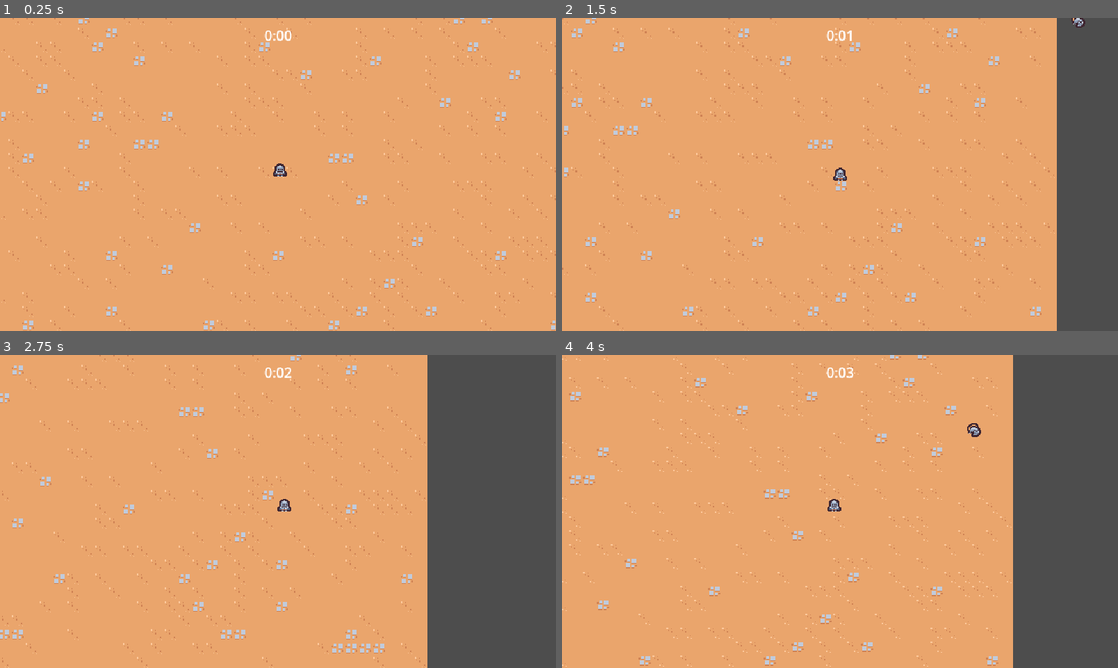
Above: before the commit, frames 1-4 (two rows, left to right).
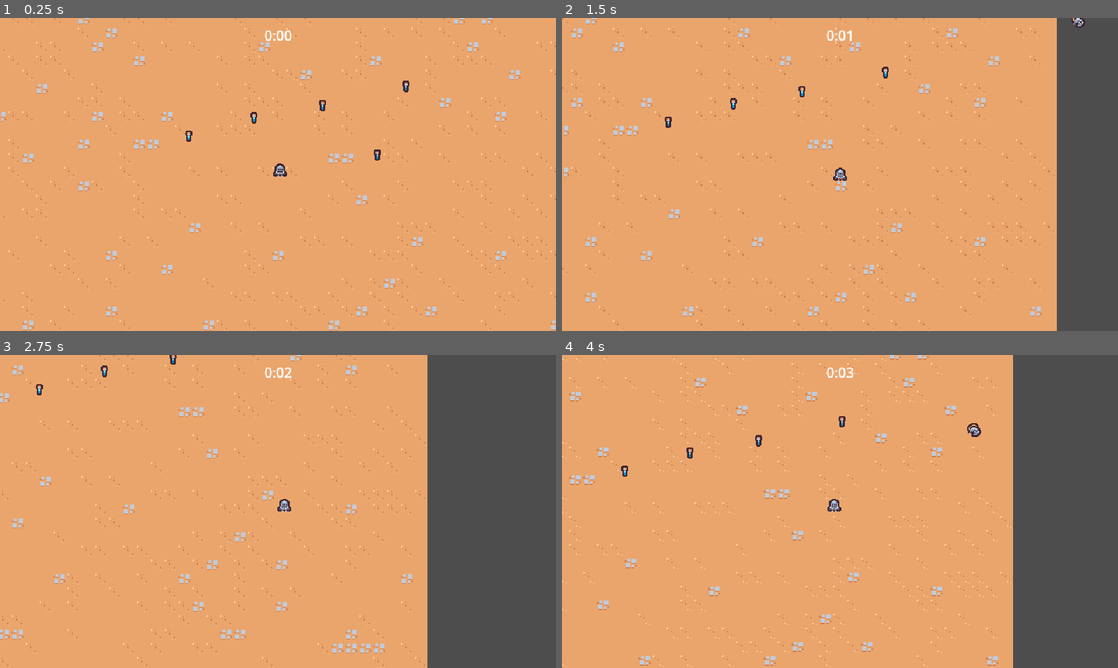
Above: after the commit, the same moments.

Repository: rafariossaa/godot_2d_survival_tutorial
Game: Godot game, scene res://scenes/main/main.tscn
Two runs of this game, one before a commit and one after it. Both use one fixed random seed, a clock stepped at 60 frames per second and the inputs below.
Inputs:
- Up to frame 1 (0.25 s): no input
- Up to frame 2 (1.5 s): hold Right (move_right) 0.53-1.28 s; hold Down (move_down) from 1.28 s (still down)
- Up to frame 3 (2.75 s): release Down (move_down) at 2.03 s; hold Right (move_right) from 2.03 s (still down)
- Up to frame 4 (4 s): release Right (move_right) at 2.78 s; hold Up (move_up) 2.78-3.53 s; hold Left (move_left) from 3.53 s (still down)

The runs differ from the first frame. In frame 1, 0.2% of the frame differs, in the area x 33-74%, y 20-46%; in frame 2, 0.1%; in frame 3, 0.1%; in frame 4, 0.1%.

Commit message:
Lesson 16- Experience Drops (create experience vials)

Diff:
--- a/project.godot
+++ b/project.godot
@@ -56,6 +56,7 @@
 2d_physics/layer_2="Player"
 2d_physics/layer_3="Enemie"
 2d_physics/layer_4="EnemyCollision"
+2d_physics/layer_5="PlayerPickup"
 
 [rendering]
 
--- a/scenes/basic_enemy/basic_enemy.tscn
+++ b/scenes/game_object/basic_enemy/basic_enemy.tscn
@@ -1,7 +1,7 @@
 [gd_scene load_steps=5 format=3 uid="uid://dq67n0xogok68"]
 
-[ext_resource type="Script" path="res://scenes/basic_enemy/basic_enemy.gd" id="1_4ivcd"]
-[ext_resource type="Texture2D" uid="uid://cq11dm3qffmi3" path="res://scenes/basic_enemy/base_enemy.png" id="2_4kk1l"]
+[ext_resource type="Script" path="res://scenes/game_object/basic_enemy/basic_enemy.gd" id="1_4ivcd"]
+[ext_resource type="Texture2D" uid="uid://cq11dm3qffmi3" path="res://scenes/game_object/basic_enemy/base_enemy.png" id="2_4kk1l"]
 
 [sub_resource type="CircleShape2D" id="CircleShape2D_7nu8y"]
 radius = 12.0
--- /dev/null
+++ b/scenes/game_object/experience_vial/experience_vial.gd
@@ -0,0 +1,9 @@
+extends Node2D
+
+
+func _ready():
+	$Area2D.area_entered.connect(on_area_entered)
+
+
+func on_area_entered(other_aread: Area2D):
+	queue_free()
--- /dev/null
+++ b/scenes/game_object/experience_vial/experience_vial.tscn
@@ -0,0 +1,20 @@
+[gd_scene load_steps=4 format=3 uid="uid://cg5mdbnjy1qx8"]
+
+[ext_resource type="Script" path="res://scenes/game_object/experience_vial/experience_vial.gd" id="1_22l7x"]
+[ext_resource type="Texture2D" uid="uid://t00sfv326p4a" path="res://scenes/game_object/experience_vial/experience_vial.png" id="2_w3861"]
+
+[sub_resource type="CircleShape2D" id="CircleShape2D_0ns0b"]
+radius = 16.0
+
+[node name="ExperienceVial" type="Node2D"]
+script = ExtResource("1_22l7x")
+
+[node name="Area2D" type="Area2D" parent="."]
+collision_layer = 0
+collision_mask = 16
+
+[node name="CollisionShape2D" type="CollisionShape2D" parent="Area2D"]
+shape = SubResource("CircleShape2D_0ns0b")
+
+[node name="Sprite2D" type="Sprite2D" parent="."]
+texture = ExtResource("2_w3861")
--- a/assets/game_camera/game_camera.tscn
+++ b/scenes/game_object/game_camera/game_camera.tscn
@@ -1,6 +1,6 @@
 [gd_scene load_steps=2 format=3 uid="uid://cnq0m7uesfc7p"]
 
-[ext_resource type="Script" path="res://assets/game_camera/game_camera.gd" id="1_52y0g"]
+[ext_resource type="Script" path="res://scenes/game_object/game_camera/game_camera.gd" id="1_52y0g"]
 
 [node name="GameCamera" type="Camera2D"]
 script = ExtResource("1_52y0g")
--- a/scenes/player/player.tscn
+++ b/scenes/game_object/player/player.tscn
@@ -1,8 +1,11 @@
-[gd_scene load_steps=5 format=3 uid="uid://baujaeh0ajd1p"]
+[gd_scene load_steps=6 format=3 uid="uid://baujaeh0ajd1p"]
 
-[ext_resource type="Script" path="res://scenes/player/player.gd" id="1_bnnwf"]
-[ext_resource type="Texture2D" uid="uid://c6pxinpgthkeb" path="res://scenes/player/player.png" id="1_v66fg"]
+[ext_resource type="Script" path="res://scenes/game_object/player/player.gd" id="1_bnnwf"]
+[ext_resource type="Texture2D" uid="uid://c6pxinpgthkeb" path="res://scenes/game_object/player/player.png" id="1_v66fg"]
 [ext_resource type="PackedScene" uid="uid://l7127mvj12x8" path="res://scenes/ability/sword_ability_controller/sword_ability_controller.tscn" id="2_7qamy"]
+
+[sub_resource type="CircleShape2D" id="CircleShape2D_38tth"]
+radius = 32.0
 
 [sub_resource type="CircleShape2D" id="CircleShape2D_35s31"]
 radius = 5.0
@@ -16,6 +19,14 @@
 
 [node name="SwordAbilityController" parent="AbilityManager" instance=ExtResource("2_7qamy")]
 
+[node name="Area2D" type="Area2D" parent="."]
+position = Vector2(0, -5)
+collision_layer = 16
+collision_mask = 0
+
+[node name="CollisionShape2D" type="CollisionShape2D" parent="Area2D"]
+shape = SubResource("CircleShape2D_38tth")
+
 [node name="Sprite2D" type="Sprite2D" parent="."]
 texture = ExtResource("1_v66fg")
 offset = Vector2(0, -8)
--- a/scenes/main/main.tscn
+++ b/scenes/main/main.tscn
@@ -1,11 +1,12 @@
-[gd_scene load_steps=7 format=3 uid="uid://n2nryh6r21x7"]
+[gd_scene load_steps=8 format=3 uid="uid://n2nryh6r21x7"]
 
 [ext_resource type="PackedScene" uid="uid://dfngft5jkrqqy" path="res://scenes/ui/arena_time_ui.tscn" id="1_1tvth"]
-[ext_resource type="PackedScene" uid="uid://cnq0m7uesfc7p" path="res://assets/game_camera/game_camera.tscn" id="1_1x2xq"]
-[ext_resource type="PackedScene" uid="uid://baujaeh0ajd1p" path="res://scenes/player/player.tscn" id="1_ke4iv"]
+[ext_resource type="PackedScene" uid="uid://cnq0m7uesfc7p" path="res://scenes/game_object/game_camera/game_camera.tscn" id="1_1x2xq"]
+[ext_resource type="PackedScene" uid="uid://baujaeh0ajd1p" path="res://scenes/game_object/player/player.tscn" id="1_ke4iv"]
 [ext_resource type="TileSet" uid="uid://8ml0jpl1eb1t" path="res://resources/tileset.tres" id="1_nj4a5"]
 [ext_resource type="PackedScene" uid="uid://do5q42qa01q71" path="res://scenes/manager/enemy_manager.tscn" id="1_s1dft"]
 [ext_resource type="PackedScene" uid="uid://brk2x74hqlro7" path="res://scenes/manager/arena_time_manager.tscn" id="2_rftig"]
+[ext_resource type="PackedScene" uid="uid://cg5mdbnjy1qx8" path="res://scenes/game_object/experience_vial/experience_vial.tscn" id="7_7rq6m"]
 
 [node name="Main" type="Node"]
 
@@ -25,3 +26,18 @@
 
 [node name="Player" parent="." instance=ExtResource("1_ke4iv")]
 position = Vector2(362, 269)
+
+[node name="ExperienceVial" parent="." instance=ExtResource("7_7rq6m")]
+position = Vector2(257, 222)
+
+[node name="ExperienceVial2" parent="." instance=ExtResource("7_7rq6m")]
+position = Vector2(332, 201)
+
+[node name="ExperienceVial3" parent="." instance=ExtResource("7_7rq6m")]
+position = Vector2(411, 187)
+
+[node name="ExperienceVial4" parent="." instance=ExtResource("7_7rq6m")]
+position = Vector2(474, 244)
+
+[node name="ExperienceVial5" parent="." instance=ExtResource("7_7rq6m")]
+position = Vector2(507, 165)
--- a/scenes/manager/enemy_manager.tscn
+++ b/scenes/manager/enemy_manager.tscn
@@ -1,7 +1,7 @@
 [gd_scene load_steps=3 format=3 uid="uid://do5q42qa01q71"]
 
 [ext_resource type="Script" path="res://scenes/manager/enemy_manager.gd" id="1_y04xs"]
-[ext_resource type="PackedScene" uid="uid://dq67n0xogok68" path="res://scenes/basic_enemy/basic_enemy.tscn" id="2_82wl4"]
+[ext_resource type="PackedScene" uid="uid://dq67n0xogok68" path="res://scenes/game_object/basic_enemy/basic_enemy.tscn" id="2_82wl4"]
 
 [node name="EnemyManager" type="Node"]
 script = ExtResource("1_y04xs")
--- a/scenes/ui/arena_time_ui.gd
+++ b/scenes/ui/arena_time_ui.gd
@@ -3,7 +3,7 @@
 @export var arena_time_manager: Node
 @onready var label = $%Label
 
-func _process(delta):
+func _process(_delta):
 	if arena_time_manager == null:
 		return
 
Renamed: scenes/basic_enemy/base_enemy.png -> scenes/game_object/basic_enemy/base_enemy.png
Not shown, changed: scenes/game_object/basic_enemy/base_enemy.png.import
Renamed: scenes/basic_enemy/basic_enemy.gd -> scenes/game_object/basic_enemy/basic_enemy.gd
Binary file added: scenes/game_object/experience_vial/experience_vial.png
Not shown, changed: scenes/game_object/experience_vial/experience_vial.png.import
Renamed: assets/game_camera/game_camera.gd -> scenes/game_object/game_camera/game_camera.gd
Renamed: scenes/player/player.gd -> scenes/game_object/player/player.gd
Renamed: scenes/player/player.png -> scenes/game_object/player/player.png
Not shown, added: scenes/game_object/player/player.png.import
